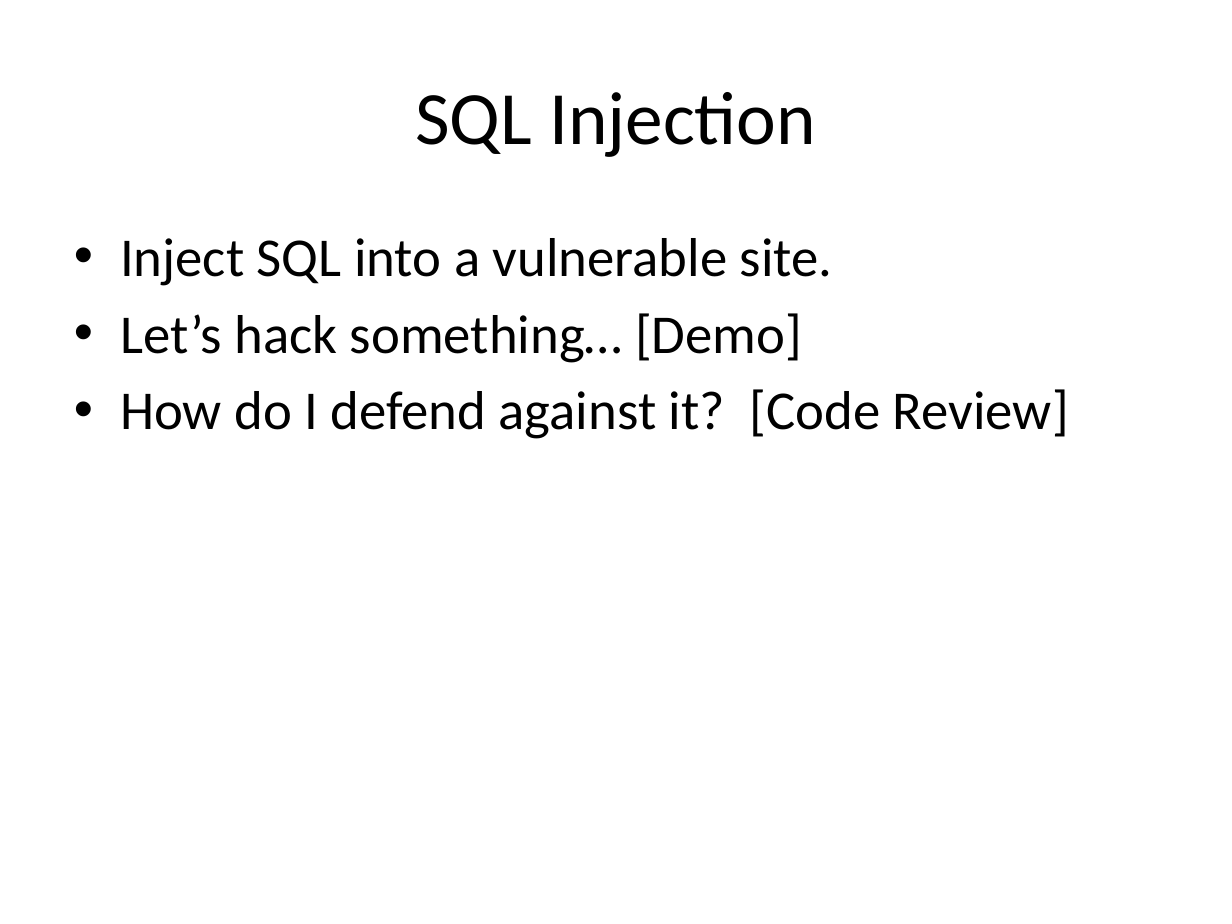
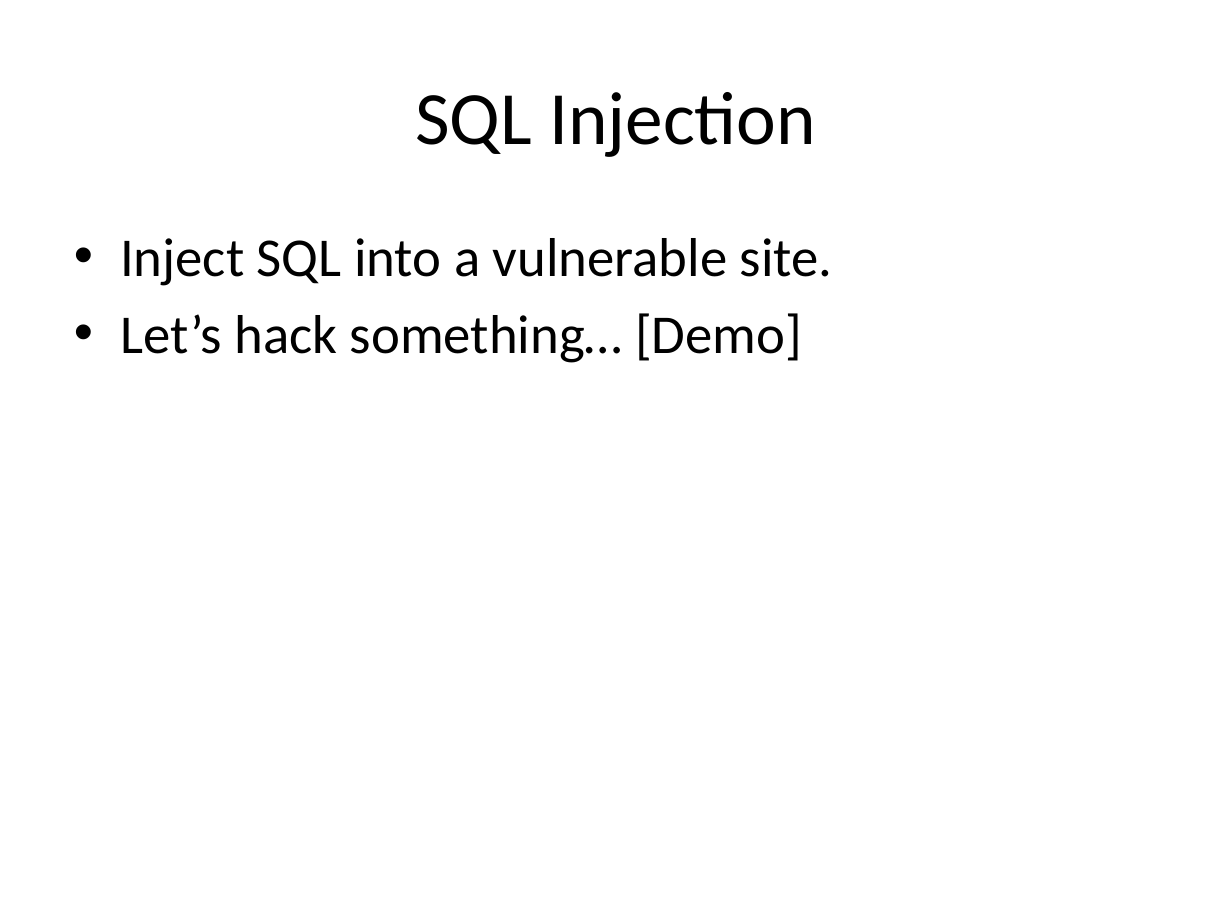
Before and after one commit to casmos1/Learning, a slide deck: slide 11 of Security/Content/Documents/Security.pptx (slide 9 before the commit). Drawn at 1232x924 pixels with LibreOffice and Linux fonts; fonts in the diff are those of the drawing. Boxes give left, top, right and bottom in pixels: in the first picture for what was removed or moved away, otherwise in the second. Text is boxed around its words. In the diff, an @@ line names an element or a change of style, - is before the commit and + after.

```diff
--- a/Security/Content/Documents/Security.pptx
+++ b/Security/Content/Documents/Security.pptx
@@ text at (120,389,1069,439): paragraph removed @@
-• How do I defend against it? [Code Review]
```
Also in this commit, not shown: 4 other slides changed, 4 slides added, 1 slide removed, 7 other files.
